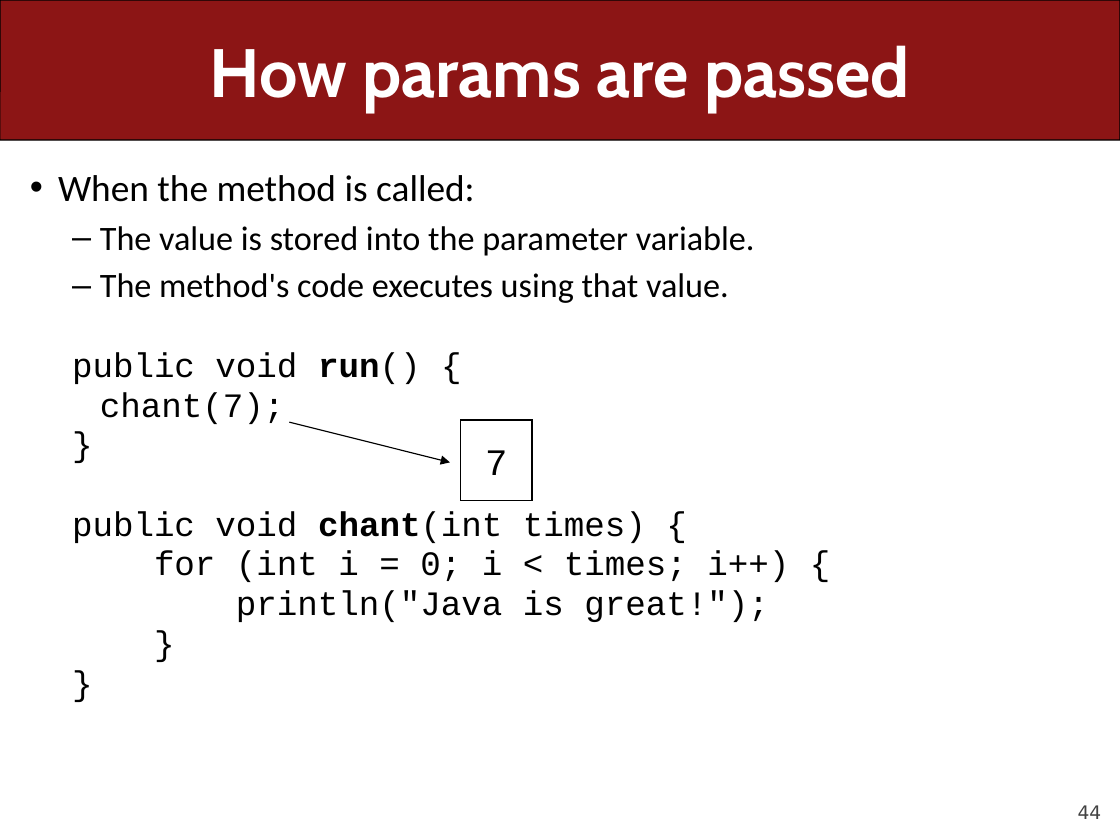
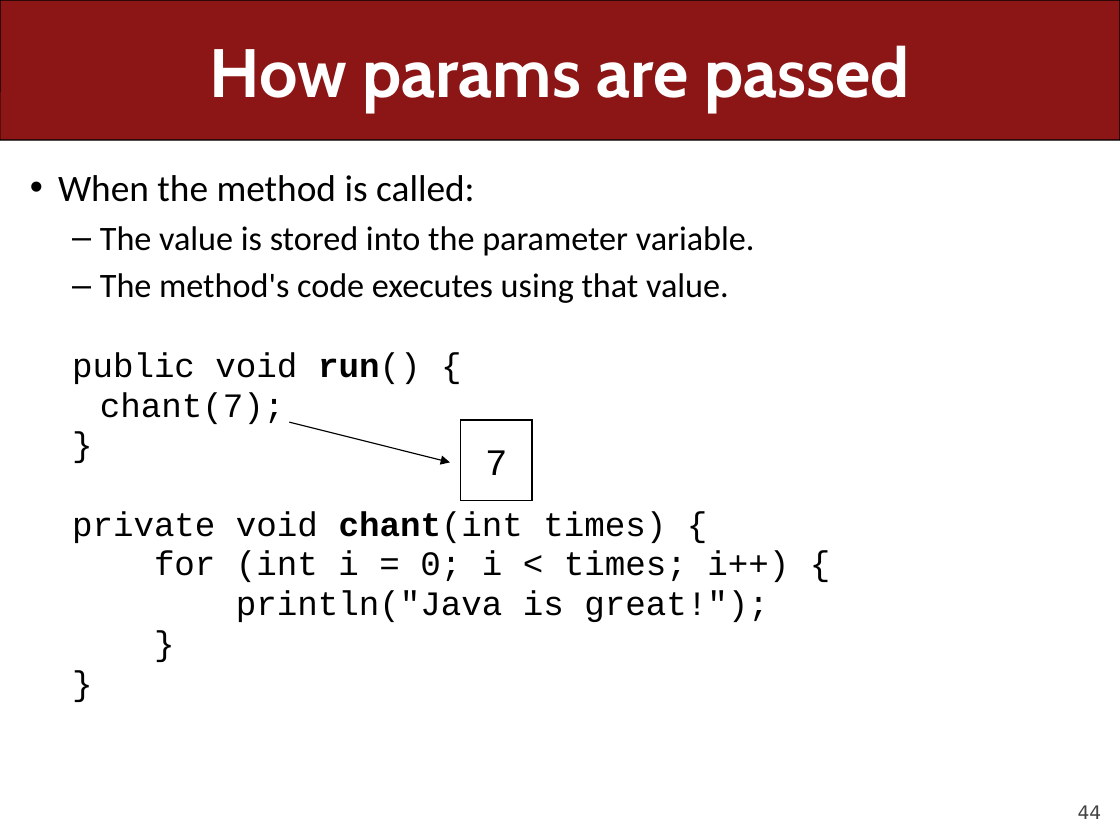
Before and after one commit to ckincaid17/cs106a-summer-2018, a slide deck: slide 44 of WWW/lectures/Lecture7/Lecture7.pptx. Drawn at 1120x840 pixels with LibreOffice and Linux fonts; fonts in the diff are those of the drawing. Boxes give left, top, right and bottom in pixels: in the first picture for what was removed or moved away, otherwise in the second. Text is boxed around its words. In the diff, an @@ line names an element or a change of style, - is before the commit and + after.

```diff
--- a/WWW/lectures/Lecture7/Lecture7.pptx
+++ b/WWW/lectures/Lecture7/Lecture7.pptx
@@ text at (72, 511, 666, 543): text changed @@
-  public void chant(int times) {
+  private void chant(int times) {
```
Also in this commit, not shown: 11 other slides changed, 40 slides removed, 2 other files.
